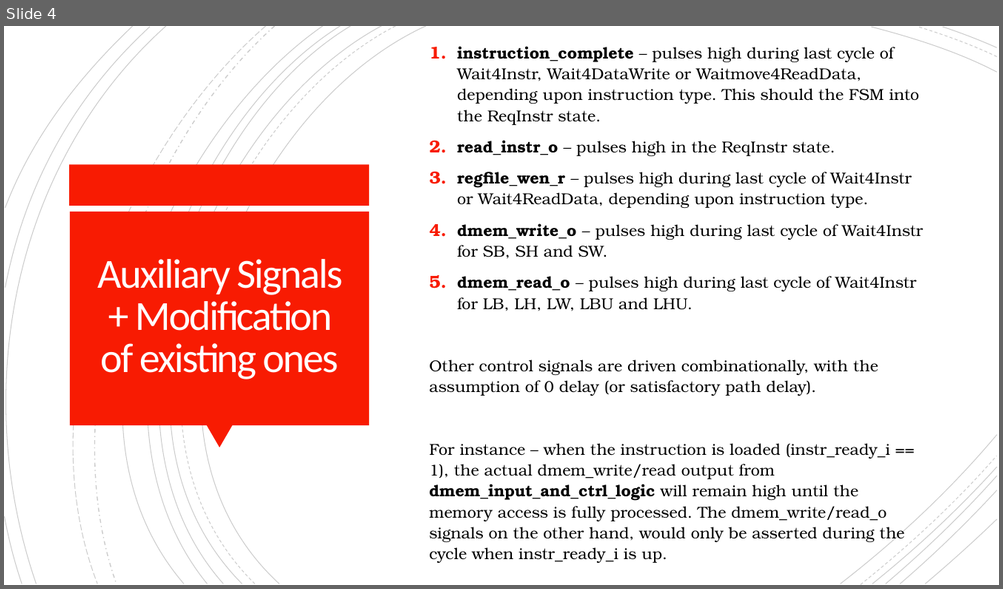
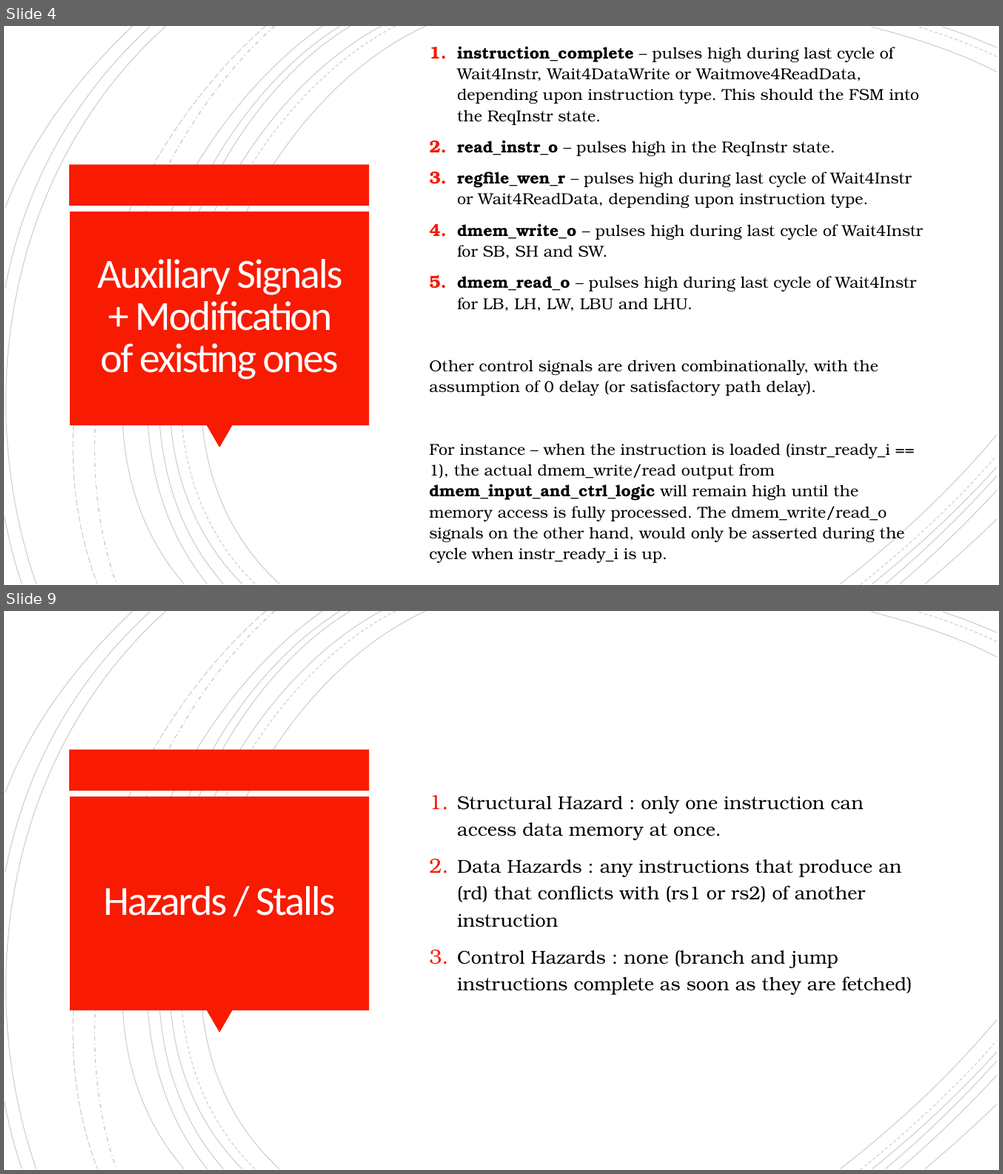
Before and after one commit to mrinav-saxena/riscv_verif0, a slide deck: rtl/core/multi_cycle/stall_for_mem_core.pptx. Shown one above the other, each under a label of ours: slide 4 before the commit, slides 4 and 9 after it; the slides between them are not shown. The pictures are 1003x589 and 1003x1174 pixels, drawn with LibreOffice and Linux fonts; fonts in the diff are those of the drawing. Boxes give left, top, right and bottom in pixels: in the first picture for what was removed or moved away, otherwise in the second. Text is boxed around its words. In the diff, an @@ line names an element or a change of style, - is before the commit and + after.

Commit message:
updated stall_for_mem_core documentation, working on pipelined core

```diff
--- a/rtl/core/multi_cycle/stall_for_mem_core.pptx
+++ b/rtl/core/multi_cycle/stall_for_mem_core.pptx
@@ slide 9 added at box(4, 611, 999, 1170), background #FFFFFF; not listed: 24 template elements that a slide beside it also shows @@
@@ text added at box(457, 796, 912, 995), 18 pt, text #000000 @@
+1. Structural Hazard : only one instruction can access data memory at once.
+2. Data Hazards : any instructions that produce an (rd) that conflicts with (rs1 or rs2) of another instruction
+3. Control Hazards : none (branch and jump instructions complete as soon as they are fetched)
@@ title added at box(103, 886, 336, 916), 40 pt, text #FFFEFF @@
+Hazards / Stalls
```
Also in this commit, not shown: 4 other slides added.
